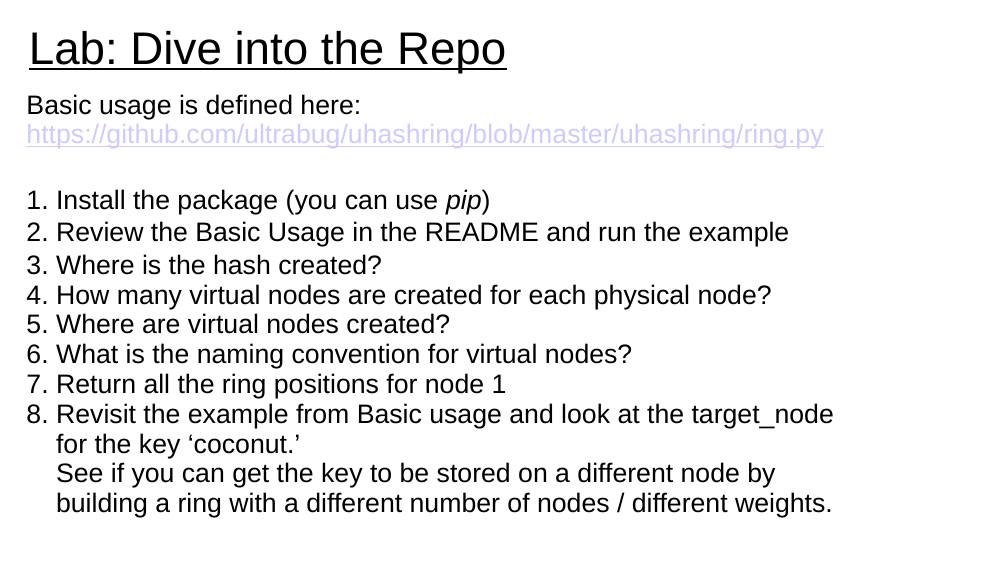
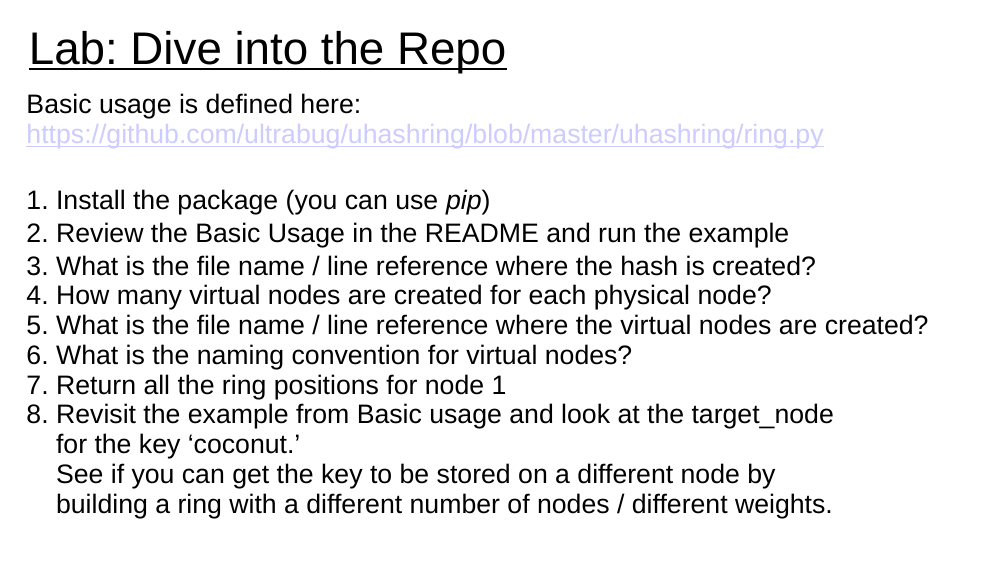
Before and after one commit to UVADS/distributed_computing, a slide deck: slide 23 of 01_big_data_and_distributed_systems/content_bigdata_systems_foundations/consistent_hashing.ppt. Drawn at 1008x567 pixels with LibreOffice and Linux fonts; fonts in the diff are those of the drawing. Boxes give left, top, right and bottom in pixels: in the first picture for what was removed or moved away, otherwise in the second. Text is boxed around its words. In the diff, an @@ line names an element or a change of style, - is before the commit and + after.

Commit message:
updated instructions for uhashring

```diff
--- a/01_big_data_and_distributed_systems/content_bigdata_systems_foundations/consistent_hashing.ppt
+++ b/01_big_data_and_distributed_systems/content_bigdata_systems_foundations/consistent_hashing.ppt
@@ text at (x1=26, y1=255, x2=929, y2=518): text changed @@
-3. Where is the hash created?
-4. How many virtual nodes are created for each physical node?
-5. Where are virtual nodes created?
-6. What is the naming convention for virtual nodes?
-7. Return all the ring positions for node 1
-8. Revisit the example from Basic usage and look at the target_node
-for the key ‘coconut.’
-See if you can get the key to be stored on a different node by
-building a ring with a different number of nodes / different weights.
+3. What is the file name / line reference where the hash is created?
+4. How many virtual nodes are created for each physical node?
+5. What is the file name / line reference where the virtual nodes are created?
+6. What is the naming convention for virtual nodes?
+7. Return all the ring positions for node 1
+8. Revisit the example from Basic usage and look at the target_node
+for the key ‘coconut.’
+See if you can get the key to be stored on a different node by
+building a ring with a different number of nodes / different weights.
```
